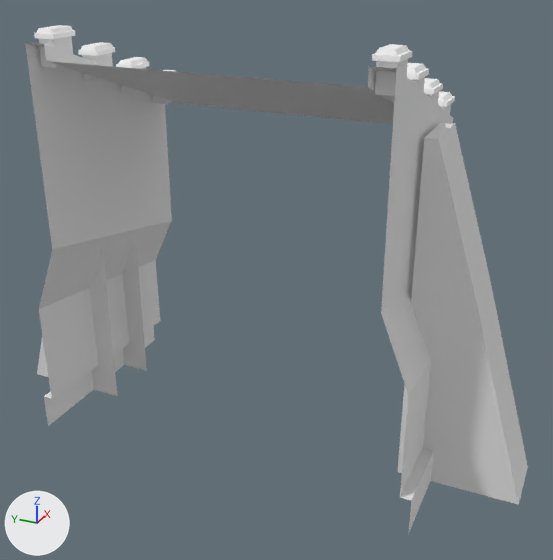
A saved change to the FBX model Programacion/Assets/Models/Castle Walls 7.fbx.
One viewpoint serves both versions: a 50 mm lens placed at (80.1, -11.0, 16.8), pointed at (102.5, -0.9, 5.5). The axes (+X, +Y, +Z) are drawn at lower left. The lights are the same throughout. The picture after the commit comes second.

Names of what the first picture shows: 'prim65.014'.
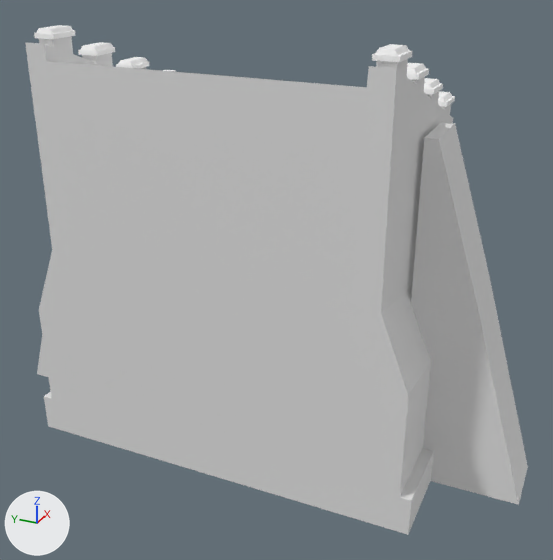
The change, as a list of edits to the scene's bpy script:
```text
Change me_prim65_mesh_020:
    used by ob_prim65_014; location = (0.0, 0.0, 0.0)
    remove me_prim65_mesh_020.from_pydata(...)  # 246 vertices, 194 faces; spans x 98.9..106.5, y -10.1..10.1, z -0.7..14.0
    add me_prim65_mesh_020.from_pydata(...)  # 250 vertices, 203 faces; spans x 98.9..106.5, y -10.1..10.1, z -0.7..14.0
    me_prim65_mesh_020 part 1
    2 vertices are removed from x 98.9..106.5, y -5.1..5.0, z 10.5..13.2
    8 faces are deleted
    6 vertices are added at (106.5, -5.0, 10.9), (98.9, -5.1, 13.7), (99.4, -5.6, 13.8), (99.3, -5.5, 13.8), (98.9, -5.0, 13.2), (106.5, 5.1, 10.5)
    12 new faces join them, mat_wall (white #e7e7e7)
    3 new faces join them, mat_red_brick (white #ffffff)
    2 new faces join them, mat_road (white #e7e7e7)
```

Pixel boxes [x1, y1, x2, y2] of what changed, in the pictures (553 x 560 px):
'prim65.014', reshaped: before [25, 25, 528, 534]; after [25, 25, 528, 535]
part 1 of me_prim65_mesh_020, built on: before [44, 44, 397, 124]; after [25, 42, 411, 535]
